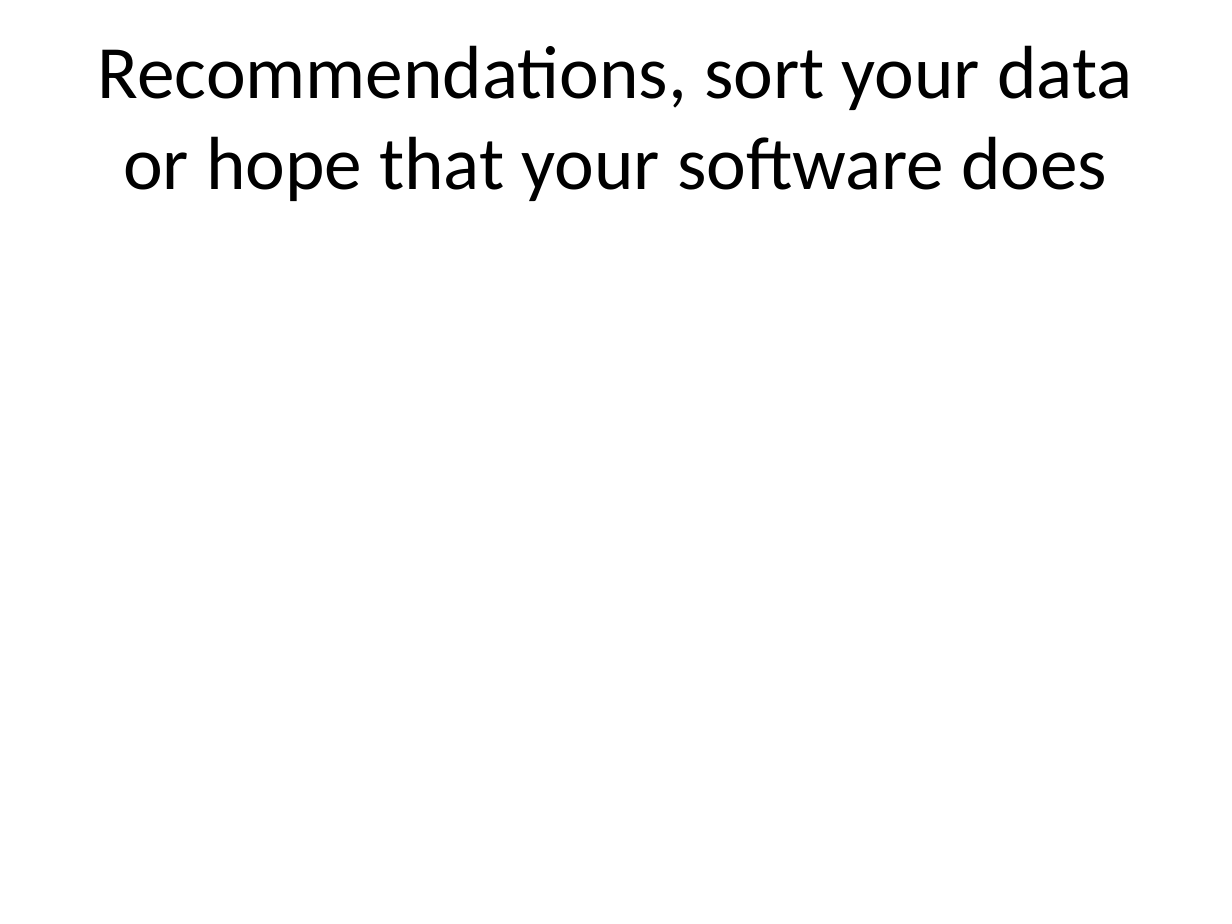
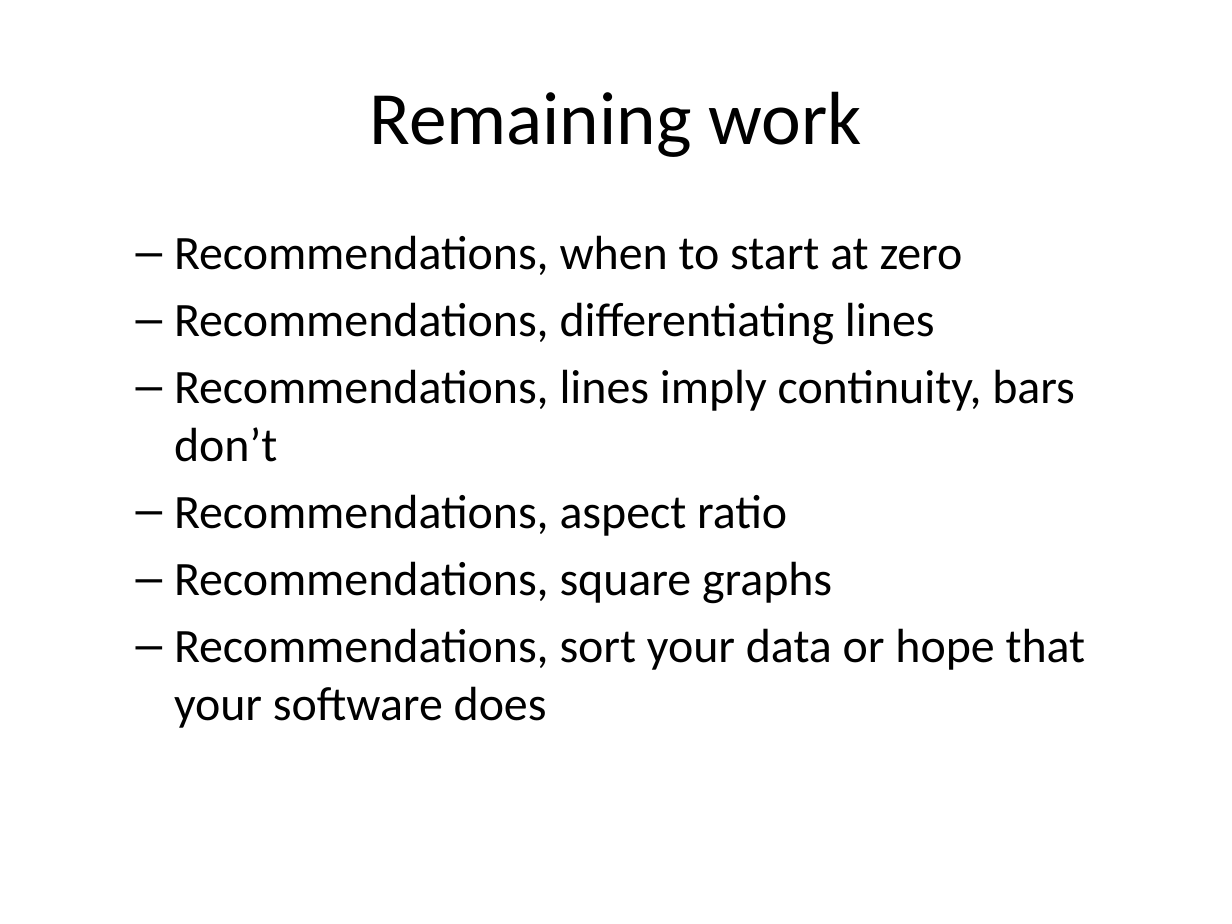
Before and after one commit to pmean/data-visualization, a slide deck: slide 7 of data-viz-03/component/recommendations-linegraphs.pptx (slide 12 before the commit). Drawn at 1232x924 pixels with LibreOffice and Linux fonts; fonts in the diff are those of the drawing. Boxes give left, top, right and bottom in pixels: in the first picture for what was removed or moved away, otherwise in the second. Text is boxed around its words. In the diff, an @@ line names an element or a change of style, - is before the commit and + after.

Commit message:
More work on recommendations.Rmd in data-viz-03

```diff
--- a/data-viz-03/component/recommendations-linegraphs.pptx
+++ b/data-viz-03/component/recommendations-linegraphs.pptx
@@ title at (x1=369, y1=91, x2=862, y2=157): text changed @@
-Recommendations, sort your data or hope that your software does
+Remaining work
@@ text added at (x1=174, y1=235, x2=1086, y2=728), 28 pt, text #000000 @@
+  – Recommendations, when to start at zero
+  – Recommendations, differentiating lines
+  – Recommendations, lines imply continuity, bars don’t
+  – Recommendations, aspect ratio
+  – Recommendations, square graphs
+  – Recommendations, sort your data or hope that your software does
```
Also in this commit, not shown: 3 other slides changed, 3 slides added, 8 slides removed, 1 other file.
